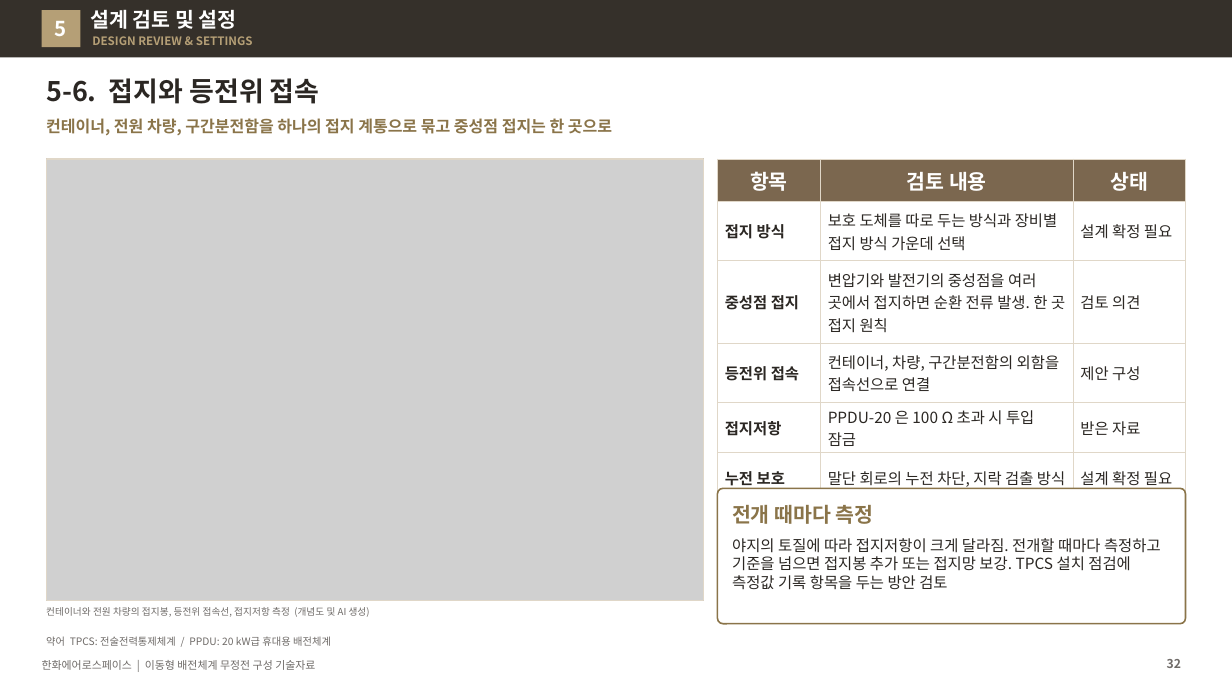
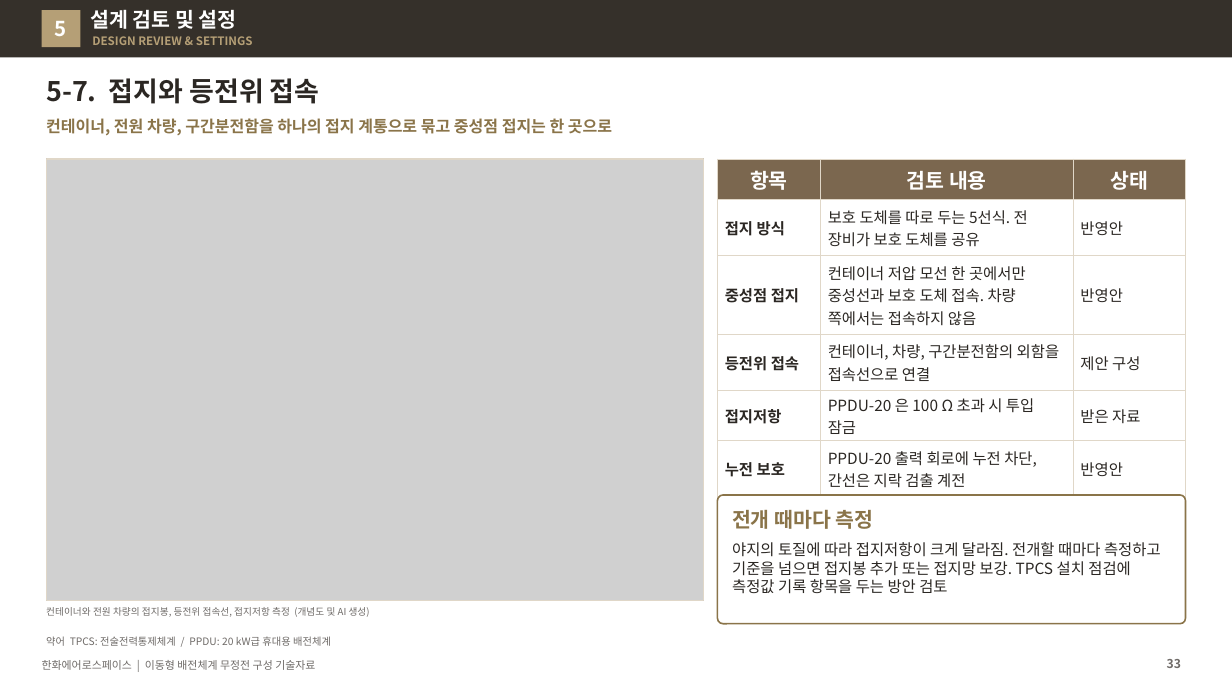
Before and after one commit to byunjd112-hue/headroom, a slide deck: slide 33 of mobile_ems/docs/out/IFPS_이동형배전체계_무정전구성_기술자료_Rev72.pptx (slide 32 before the commit). Drawn at 1232x693 pixels with LibreOffice and Linux fonts; fonts in the diff are those of the drawing; grey boxes stand for pictures. Boxes give left, top, right and bottom in pixels: in the first picture for what was removed or moved away, otherwise in the second. Text is boxed around its words. In the diff, an @@ line names an element or a change of style, - is before the commit and + after.

```diff
--- a/mobile_ems/docs/out/IFPS_이동형배전체계_무정전구성_기술자료_Rev72.pptx
+++ b/mobile_ems/docs/out/IFPS_이동형배전체계_무정전구성_기술자료_Rev72.pptx
@@ title at [46, 78, 320, 104]: text changed @@
-5-6. 접지와 등전위 접속
+5-7. 접지와 등전위 접속
@@ table at [717, 159, 1186, 491] @@
-row 2, column 2: 보호 도체를 따로 두는 방식과 장비별 접지 방식 가운데 선택
+row 2, column 2: 보호 도체를 따로 두는 5선식. 전 장비가 보호 도체를 공유
-row 2, column 3: 설계 확정 필요
+row 2, column 3: 반영안
-row 3, column 2: 변압기와 발전기의 중성점을 여러 곳에서 접지하면 순환 전류 발생. 한 곳 접지 원칙
+row 3, column 2: 컨테이너 저압 모선 한 곳에서만 중성선과 보호 도체 접속. 차량 쪽에서는 접속하지 않음
-row 3, column 3: 검토 의견
+row 3, column 3: 반영안
-row 6, column 2: 말단 회로의 누전 차단, 지락 검출 방식
+row 6, column 2: PPDU-20 출력 회로에 누전 차단, 간선은 지락 검출 계전
-row 6, column 3: 설계 확정 필요
+row 6, column 3: 반영안
@@ rounded rectangle: place and size @@
-rounded rectangle at [717, 488, 1186, 624]
+rounded rectangle at [717, 495, 1186, 624]
@@ rounded rectangle at [717, 495, 1186, 624]: proportions changed @@
@@ text "전개 때마다 측정": place and size @@
-text "전개 때마다 측정" at [732, 505, 874, 524]
+text "전개 때마다 측정" at [732, 510, 874, 529]
@@ text "야지의 토질에 따라 접지저항이 크게 ...": place and size @@
-text "야지의 토질에 따라 접지저항이 크게 ..." at [732, 538, 1161, 590]
+text "야지의 토질에 따라 접지저항이 크게 ..." at [732, 542, 1161, 594]
```
Also in this commit, not shown: 14 other slides changed, 1 slide added, 4 other files.
